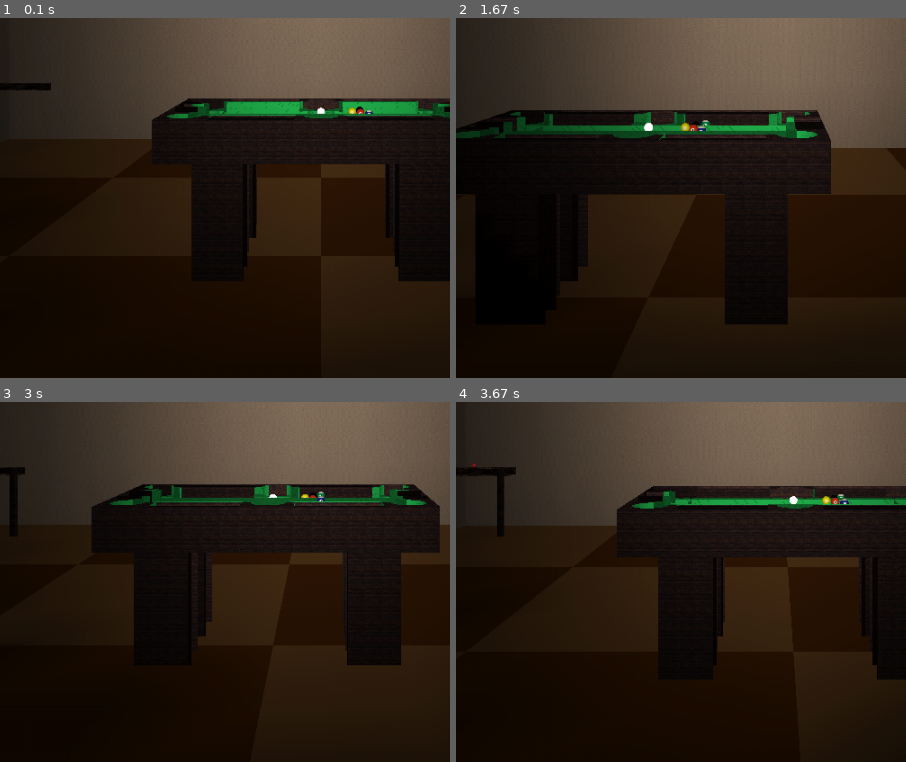
Above: before the commit, frames 1-4 (two rows, left to right).
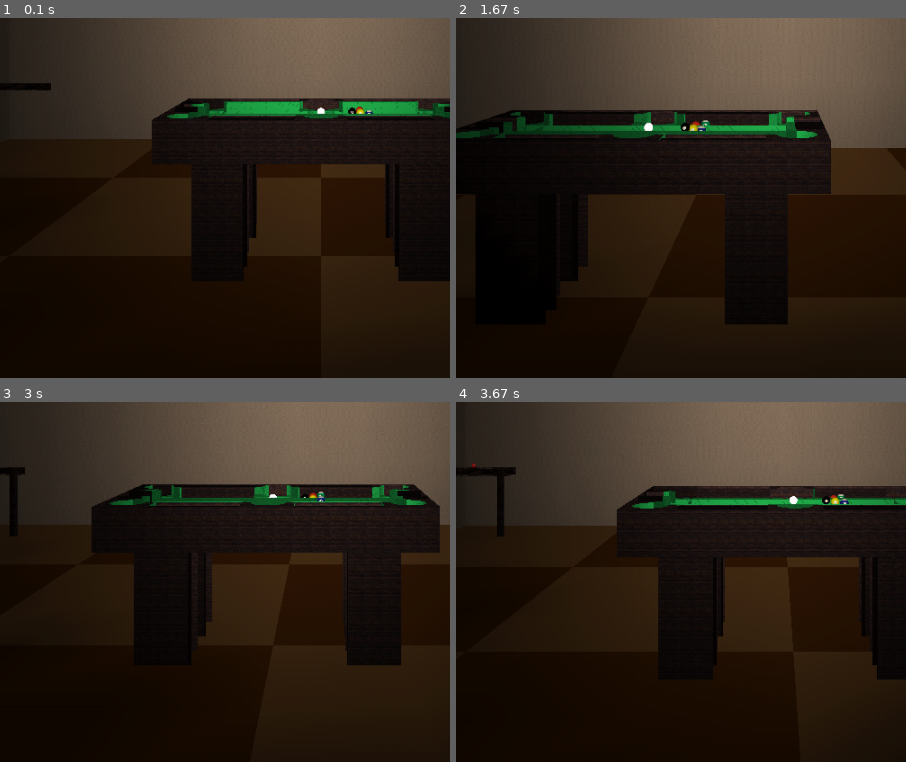
Above: after the commit, the same moments.

Repository: mikepmerritt/graphics-project-3
Game: pygame game, started from interactive_scene_pygame.py
Same seed, same stepped clock (60 frames per second), same inputs: the game is played once before the commit and once after it.
Inputs:
- Up to frame 1 (0.1 s): no input
- Up to frame 2 (1.67 s): hold D 0.33-0.8 s; hold W 0.83-1.3 s; hold D from 1.33 s (still down)
- Up to frame 3 (3 s): release D at 1.8 s; hold A 1.83-2.37 s; hold S 2.4-2.87 s; hold A from 2.9 s (still down)
- Up to frame 4 (3.67 s): release A at 3.37 s; hold W from 3.4 s (still down)
The pictures show only the part of the screen within x 14-64%, y 49-99%; the shares and areas given below are measured in that part.

The runs differ from the first frame. In frame 1, less than 0.1% of the frame differs, in the area x 77-82%, y 24-27%; in frame 2, less than 0.1%, in the area x 49-55%, y 28-32%; in frame 3, less than 0.1%; in frame 4, less than 0.1%.

Commit message:
balls collide properly with walls

Diff:
--- a/interactive_scene_pygame.py
+++ b/interactive_scene_pygame.py
@@ -18,6 +18,67 @@
 from light import *
 from PIL import Image
 import random
+
+class BilliardBall:
+    def __init__(self, id, x, z):
+        # identifier
+        self.id = id # 0 for cue
+
+        # position and state
+        self.x = x
+        self.z = z
+        self.sunk = False
+
+        # movement info
+        self.force_magnitude = 0
+        self.force_direction = Vector(Point(0, 0, 0))
+        # if id == 0:
+        #     self.force_magnitude = 4
+        #     self.force_direction = Vector(Point(3, 0, -1))
+        #     self.force_direction.normalize()
+
+        # "try" positions - where the ball wants to go, used in advance
+        self.tx = x
+        self.tz = z
+
+    def predict(self):
+        # attempt to do any potential movement
+        self.tx = self.x + (self.force_direction.dx * self.force_magnitude / DELAY)
+        self.tz = self.z + (self.force_direction.dz * self.force_magnitude / DELAY)
+
+        self.bounds_check()
+
+    def bounds_check(self, tolerance=0.25):
+        # bounds check with walls and holes
+        if self.tx < ball_min_x:
+            self.tx = (2 * ball_min_x) - self.tx
+            self.force_direction.dx = -self.force_direction.dx
+        elif self.tx > ball_max_x:
+            self.tx = (2 * ball_max_x) - self.tx
+            self.force_direction.dx = -self.force_direction.dx
+        if self.tz < ball_min_z:
+            self.tz = (2 * ball_min_z) - self.tz
+            self.force_direction.dz = -self.force_direction.dz
+        elif self.tz > ball_max_z:
+            self.tz = (2 * ball_max_z) - self.tz
+            self.force_direction.dz = -self.force_direction.dz
+
+
+    def advance(self, force_loss_over_time=0.01):
+        self.x = self.tx
+        self.z = self.tz
+
+        # slow down after movement
+        self.force_magnitude -= force_loss_over_time
+        self.force_magnitude = max(self.force_magnitude, 0)
+
+    def compare(self, other, tolerance=0.25):
+        # bounds check with other ball (tolerance = radius)
+        if math.abs(self.tx - other.tx) <= tolerance and math.abs(self.tz - other.tz) <= tolerance:
+            # redirect both and recalc t
+            return True
+        else:
+            return False
 
 #=======================================
 # Initial data configuration + Global module variables
@@ -65,6 +126,16 @@
 dice_animating = False
 dice_rotation = [0, 0, 0]
 dice_rotation2 = [0, 0, 0]
+
+# Billiards state information
+table_x = 0
+table_z = 0
+# ball bounds are x: [-7.25, 7.25] z: [-2.75, 2.75]
+ball_min_x = table_x - 7.25
+ball_max_x = table_x + 7.25
+ball_min_z = table_z - 2.75
+ball_max_z = table_z + 2.75
+all_balls = []
 
 # Hanging light state information
 hanging_light_switched_on = False
@@ -269,6 +340,8 @@
     glEnable(GL_NORMALIZE)    # Inefficient...
     glEnable(GL_DEPTH_TEST)   # For z-buffering!
 
+    reset_balls()
+
 # helper function to load in textures with a given file and image size
 #   in order to preserve repeating patterns, the image is resized instead of cropped
 def load_texture(file_name, dim):
@@ -372,6 +445,18 @@
             dice_animating = False
             dice_rotation = [random.randint(0,3) * 90, random.randint(0,3) * 90, random.randint(0,3) * 90]
             dice_rotation2 = [random.randint(0,3) * 90, random.randint(0,3) * 90, random.randint(0,3) * 90]
+
+    # Billiards behaviors
+    for ball in all_balls:
+        if not ball.sunk:
+            ball.predict()
+
+        # TODO: interball collisions
+
+    # precondition: all non-sunk balls predicted successfully
+    for ball in all_balls:
+        if not ball.sunk:
+            ball.advance()
 
     # Hanging light animations
     global hanging_light_switched_on, flickering, flicker_duration, flicker_elapsed_frames, reflickering, reflicker_duration, reflicker_elapsed_frames
@@ -616,14 +701,8 @@
     draw_desk_lamp(-32, 8, -36)
     draw_dice(-37, 8.22, -34)
     draw_hanging_spotlight(0, 40, 0)
-    draw_pool_table(0, 4, 0)
-    # ball bounds are x: [-7.25, 7.25] z: [-2.75, 2.75]
-    draw_cue_ball(0, 9.25, 0)
-    draw_billiard_ball(2, 9.25, 0, one_ball_texture)
-    draw_billiard_ball(2.5, 9.25, 0.5, three_ball_texture)
-    draw_billiard_ball(2.5, 9.25, -0.5, eight_ball_texture)
-    draw_billiard_ball(3, 9.25, 1, ten_ball_texture)
-    draw_billiard_ball(3, 9.25, -1, fourteen_ball_texture)
+    draw_pool_table(table_x, 4, table_z)
+    draw_balls()
     draw_wall_picture(0, 20, -39.5, 15, 15)
     glPopMatrix()
 
@@ -1623,9 +1702,21 @@
 
     glPopMatrix()
 
-# TODO: implement
-def draw_billiard_ball(x, y, z, texture, x_rotation=-90, z_rotation=0):
-    glPushMatrix()
+def draw_billiard_ball(x, y, z, id, x_rotation=-90, z_rotation=0):
+    glPushMatrix()
+
+    texture = cue_ball_texture # temp, should not run
+
+    if id == 1:
+        texture = one_ball_texture
+    elif id == 3:
+        texture = three_ball_texture
+    elif id == 8:
+        texture = eight_ball_texture
+    elif id == 10:
+        texture = ten_ball_texture
+    else:
+        texture = fourteen_ball_texture
 
     set_ball_material(GL_FRONT_AND_BACK)
     glBindTexture(GL_TEXTURE_2D, texture)
@@ -1669,6 +1760,30 @@
     glDisable(GL_TEXTURE_2D)
 
     glPopMatrix()
+
+def reset_balls():
+    global all_balls
+    all_balls = []
+    all_balls.append(BilliardBall(0, 0, 0))         # cue
+    all_balls.append(BilliardBall(8, 2, 0))         # eight
+    all_balls.append(BilliardBall(1, 2.5, 0.5))     # one
+    all_balls.append(BilliardBall(3, 2.5, -0.5))    # three
+    all_balls.append(BilliardBall(10, 3, 1))        # ten
+    all_balls.append(BilliardBall(14, 3, -1))       # fourteen
+
+def draw_balls():
+    for ball in all_balls:
+        if ball.id == 0:
+            if not ball.sunk:
+                draw_cue_ball(ball.x, 9.25, ball.z)
+            else:
+                # TODO: check if all other balls stationary
+                ball.x = 0
+                ball.z = 0
+                ball.force = 0
+        else:
+            if not ball.sunk:
+                draw_billiard_ball(ball.x, 9.25, ball.z, ball.id) # TODO: rotation
 
 # TODO: implement swinging
 def draw_hanging_spotlight(x, y, z):
